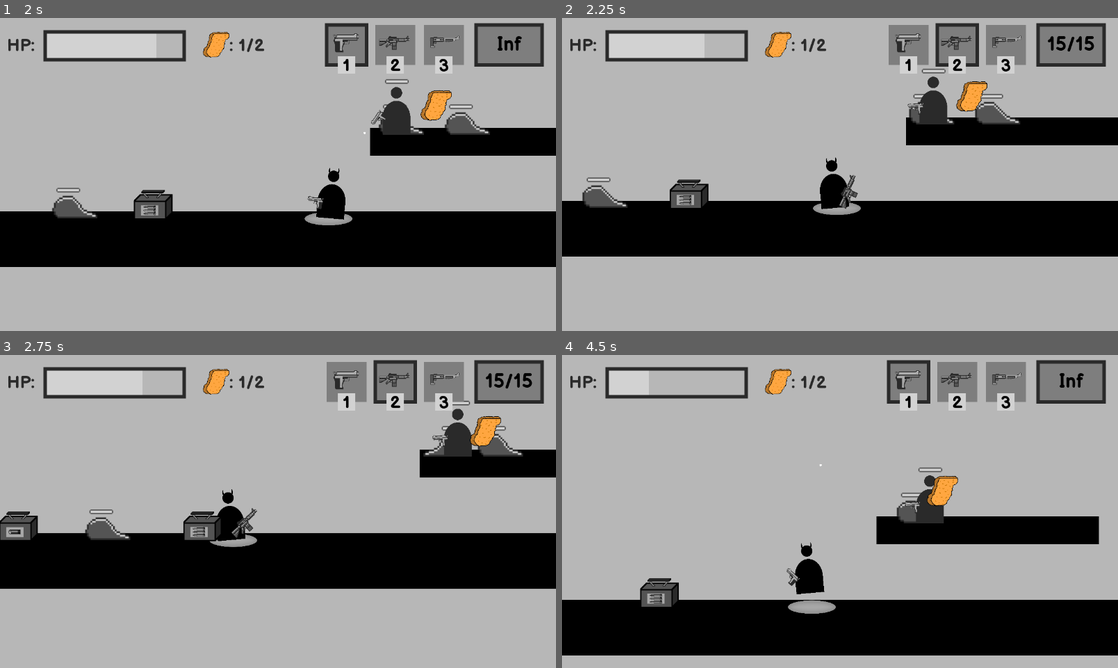
Above: before the commit, frames 1-4 (two rows, left to right).
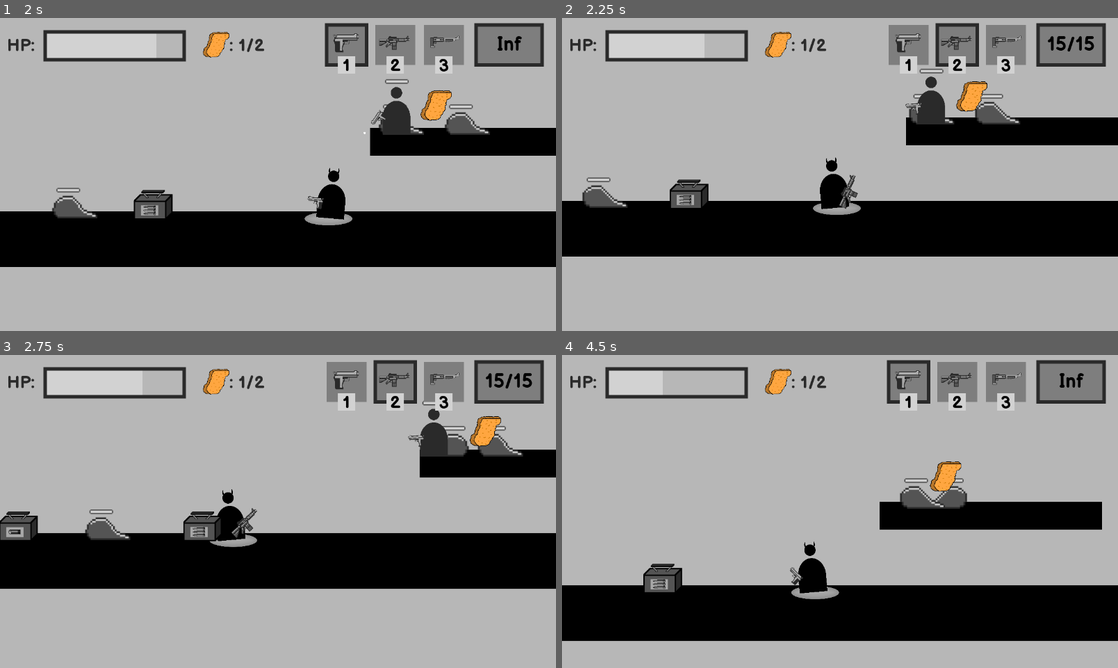
Above: after the commit, the same moments.

Repository: BesterCoder/nuggie-collector
Game: Godot game, scene res://levels/level_001.tscn
Two runs of this game, one before a commit and one after it. Both use one fixed random seed, a clock stepped at 60 frames per second and the inputs below.
Inputs (mouse positions are in pixels of both pictures, inside the frame that each line leads up to):
- Up to frame 1 (2 s): move the mouse to (400, 158) at 0.52 s; press the mouse at (400, 158) at 0.53 s; hold D (move_right) from 0.53 s (still down); tap W (jump) at 0.77, 1.52 s; move the mouse to (166, 190) at 1.27 s; release the mouse at (166, 190) at 1.28 s; tap 1 (select_pistol) at 1.35 s
- Up to frame 2 (2.25 s): move the mouse to (895, 105) at 2.02 s; release D (move_right) at 2.03 s; hold A (move_left) from 2.03 s (still down); tap 2 (select_rifle) at 2.1 s
- Up to frame 3 (2.75 s): keep holding A (move_left)
- Up to frame 4 (4.5 s): move the mouse to (812, 574) at 2.77 s; release A (move_left) at 2.78 s; hold D (move_right) 2.78-4.28 s; tap 3 (select_shotgun) at 2.85 s; tap W (jump) at 3.02, 3.77 s; move the mouse to (1006, 558) at 3.52 s; press the mouse at (1006, 558) at 3.53 s; move the mouse to (673, 464) at 4.27 s; release the mouse at (673, 464) at 4.28 s; hold A (move_left) from 4.28 s (still down); tap 1 (select_pistol) at 4.35 s

Frame 1 is identical in both runs. In frame 2, 0.2% of the frame differs, in the area x 61-70%, y 16-34%; in frame 3, 1.0%; in frame 4, 15%, in the area x 0-100%, y 5-96%.

Commit message:
Fixed error message in EnemyShooter.gd
Error message:
The local variable 'direction' is shadowing an already-defined
variable at line 11.
<C++ Error>   SHADOWED_VARIABLE
<Source>      EnemyShooter.gd:30

Diff:
--- a/characters/enemies/shooter/EnemyShooter.gd
+++ b/characters/enemies/shooter/EnemyShooter.gd
@@ -27,7 +27,6 @@
 	if shoot_target == null:
 		return
 
-	var direction = 0
 	if shoot_target.global_position.x > self.global_position.x:
 		direction = 1
 	else:
